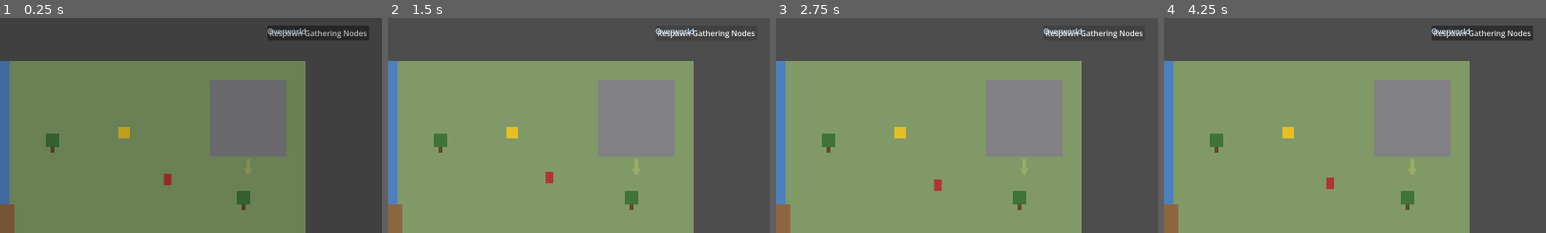
Above: before the commit, frames 1-4 (left to right).
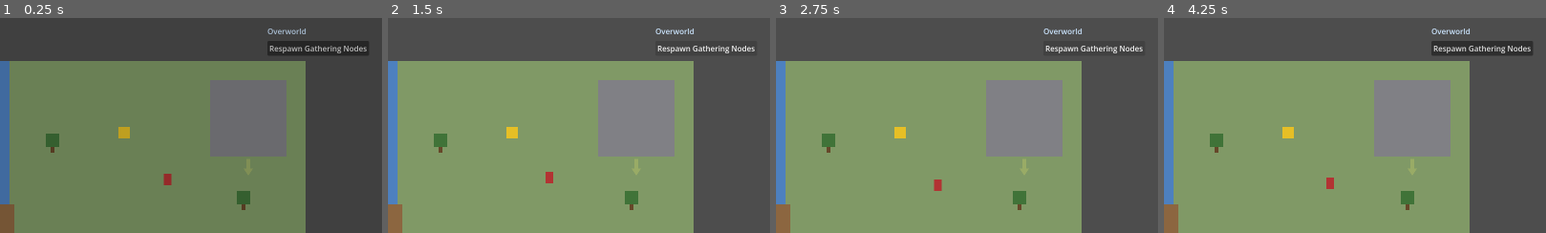
Above: after the commit, the same moments.

Repository: djkipyaboy/bunnies
Game: Godot game, scene res://world/overworld_demo.tscn
Two runs of this game, one before a commit and one after it. Both use one fixed random seed, a clock stepped at 60 frames per second and the inputs below. This scene is started directly instead of the project's main scene.
Inputs (mouse positions are % of the whole screen's width and height, from its top left):
- Up to frame 1 (0.25 s): no input
- Up to frame 2 (1.5 s): click "Respawn Gathering Nodes" at 0.5 s; click "Respawn Gathering Nodes" at 1.25 s
- Up to frame 3 (2.75 s): click "Respawn Gathering Nodes" at 2 s
- Up to frame 4 (4.25 s): move the mouse to (72, 45) at 2.77 s; hold D (move_right) 2.78-3.5 s; hold E (interact) 2.78-3.5 s; click (72, 45) at 2.92 s; tap Enter at 3.5 s; drag from (30, 55) to (82, 34) at 3.52 s
The pictures show only the part of the screen within x 50-100%, y 0-50%; the shares and areas given below are measured in that part.

The runs differ from the first frame. In frame 1, 3.0% of the frame differs, in the area x 70-97%, y 3-18%; in frame 2, 0.7%; in frame 3, 0.7%; in frame 4, 3.1%.

Commit message:
fix(world): move Respawn Gathering Nodes button clear of the location label
The debug button and the LocationLabel both sat at Vector2(1360, 16);
LocationLabel is added after the button in _build_ui() so it painted on
top and obscured the button's text. Moved the button to (1360, 48),
directly below the label and clear of every other UI element in that
corner.

Diff:
--- a/world/overworld_demo.gd
+++ b/world/overworld_demo.gd
@@ -348,7 +348,7 @@
 	# since overworld_demo has no AdventuringBoardPanel of its own to host it in.
 	_respawn_gathering_button = Button.new()
 	_respawn_gathering_button.text = "Respawn Gathering Nodes"
-	_respawn_gathering_button.position = Vector2(1360, 16)
+	_respawn_gathering_button.position = Vector2(1360, 48)
 	_respawn_gathering_button.tooltip_text = "Debug: re-place Foraging/Fishing nodes so playtesters can re-test those minigames without relaunching."
 	_respawn_gathering_button.pressed.connect(_on_respawn_gathering_nodes_pressed)
 	ui.add_child(_respawn_gathering_button)
